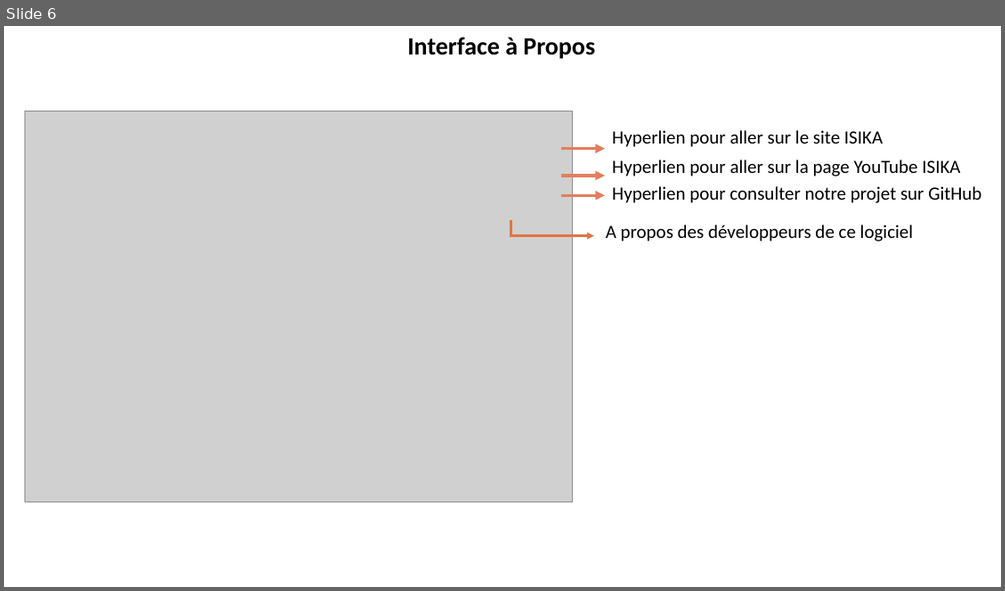
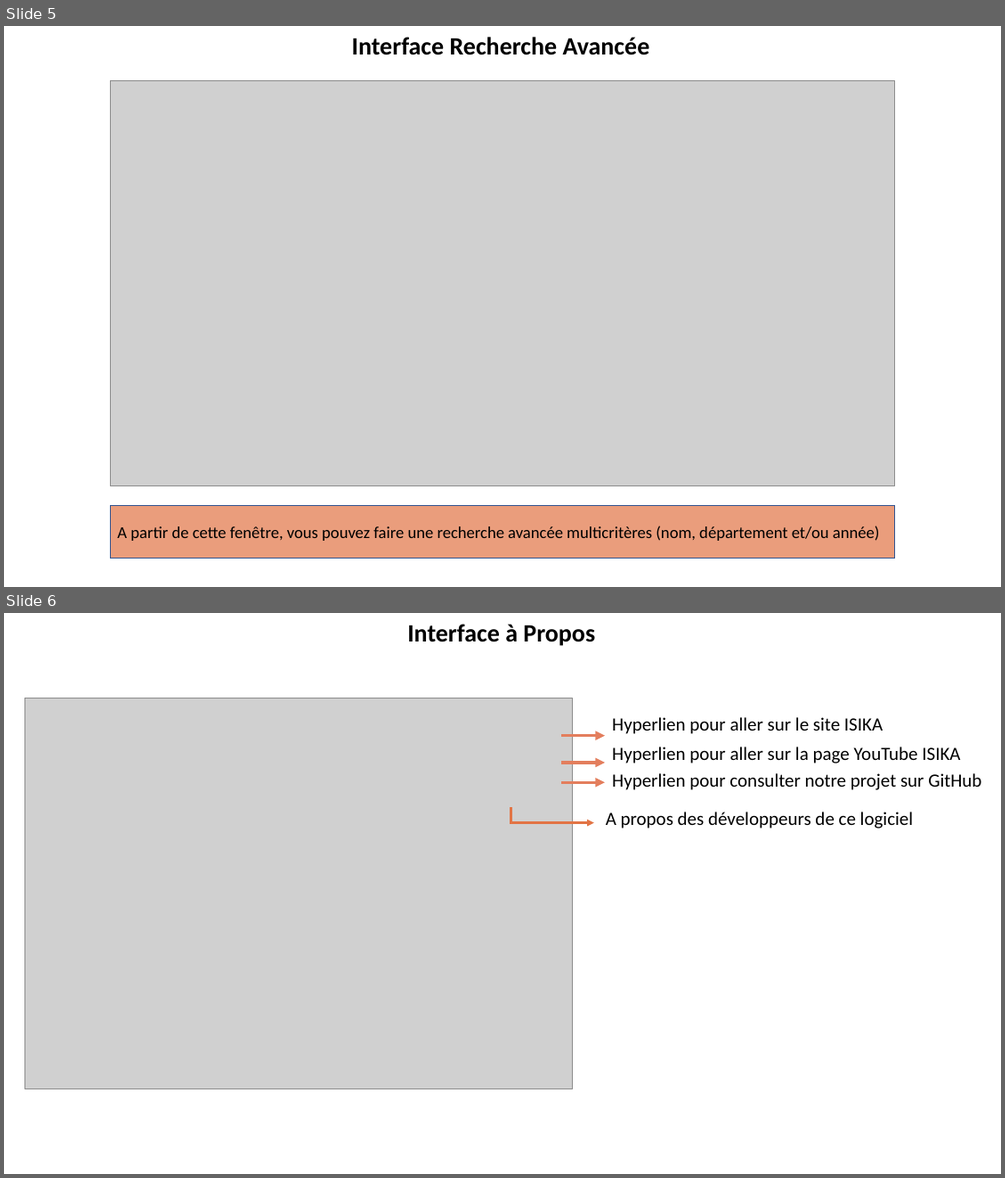
Before and after one commit to Farah404/LogicielGestionStagiaires, a slide deck: Manuel/ManuelPPT.pptx. Shown one above the other, each under a label of ours: slide 6 before the commit, slides 5 and 6 after it. The pictures are 1005x591 and 1005x1178 pixels, drawn with LibreOffice and Linux fonts; fonts in the diff are those of the drawing; grey boxes stand for pictures. Boxes give left, top, right and bottom in pixels: in the first picture for what was removed or moved away, otherwise in the second. Text is boxed around its words. In the diff, an @@ line names an element or a change of style, - is before the commit and + after.

```diff
--- a/Manuel/ManuelPPT.pptx
+++ b/Manuel/ManuelPPT.pptx
@@ slide 5 added at (4,26,1001,587), background #FFFFFF @@
@@ text added at (352,37,650,55), 24 pt, text #000000, bold @@
+Interface Recherche Avancée
@@ picture added at (110,80,895,486) @@
@@ rectangle added at (110,506,895,558), fill #E27445 at 70% opacity, outline #325491 1 pt, 16 pt, text #000000 @@
+A partir de cette fenêtre, vous pouvez faire une recherche avancée multicritères (nom, département et/ou année)
```
Also in this commit, not shown: 3 slides changed, 1 slide removed, 9 other files.
